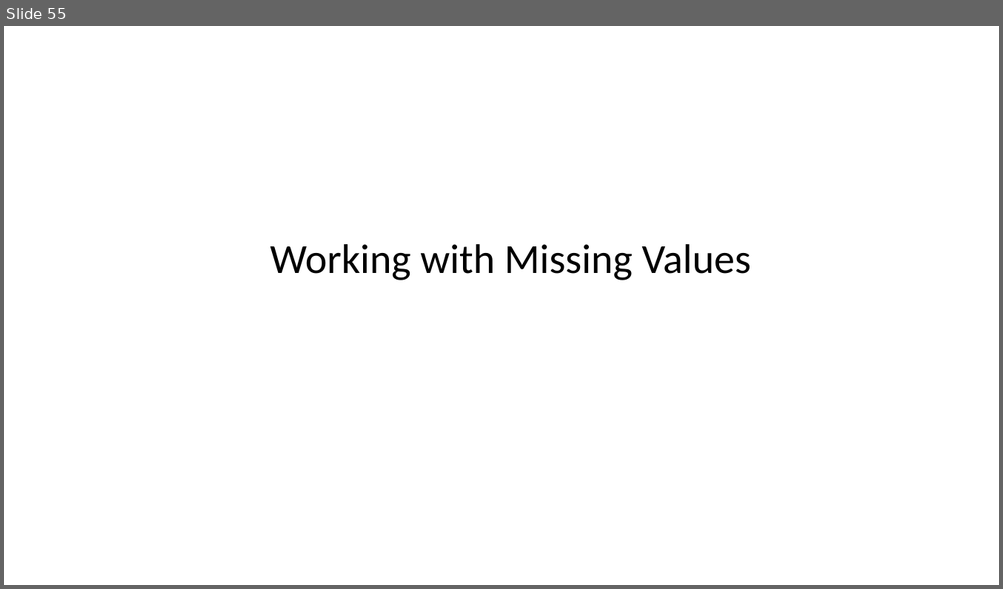
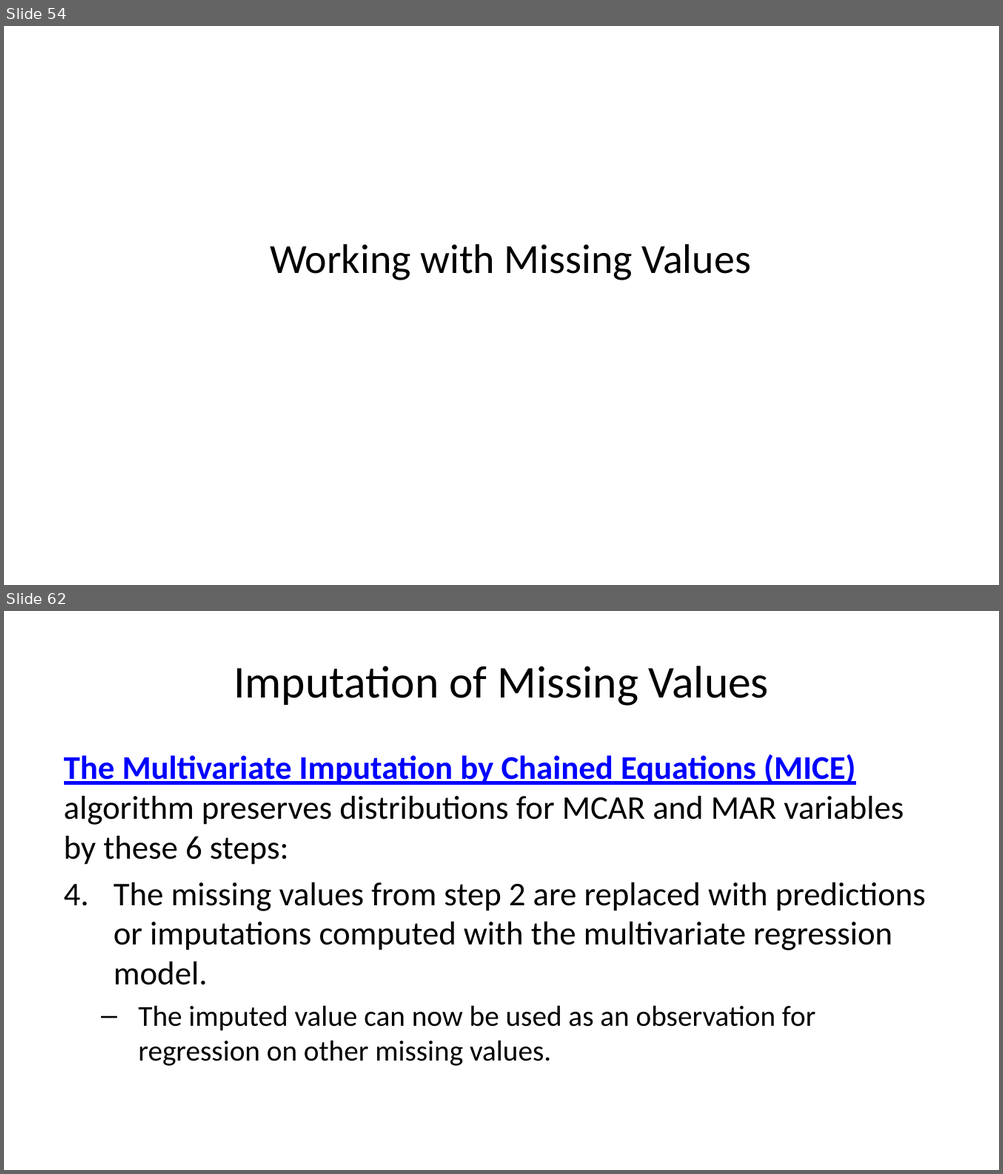
Before and after one commit to StephenElston/CSCI-E-83, a slide deck: LectureSlides/11_ModelsForMessyData.pptx. Shown one above the other, each under a label of ours: slide 55 before the commit, slides 54 and 62 after it; the slides between them are not shown. The pictures are 1003x589 and 1003x1174 pixels, drawn with LibreOffice and Linux fonts; fonts in the diff are those of the drawing. Boxes give left, top, right and bottom in pixels: in the first picture for what was removed or moved away, otherwise in the second. Text is boxed around its words. In the diff, an @@ line names an element or a change of style, - is before the commit and + after.

Commit message:
Added imputation slides

```diff
--- a/LectureSlides/11_ModelsForMessyData.pptx
+++ b/LectureSlides/11_ModelsForMessyData.pptx
@@ slide 62 added at [4,611,999,1170], background #FFFFFF @@
@@ title added at [233,666,768,706], 33 pt, text #000000 @@
+Imputation of Missing Values
@@ text added at [64,755,925,1066], 24 pt, text #000000 @@
+The Multivariate Imputation by Chained Equations (MICE) algorithm preserves distributions for MCAR and MAR variables by these 6 steps:
+4. The missing values from step 2 are replaced with predictions or imputations computed with the multivariate regression model.
+  – The imputed value can now be used as an observation for regression on other missing values.
@@ what was slide 55 is now slide 54 @@
```
Also in this commit, not shown: 4 slides changed, 7 other slides added, 1 slide removed.
